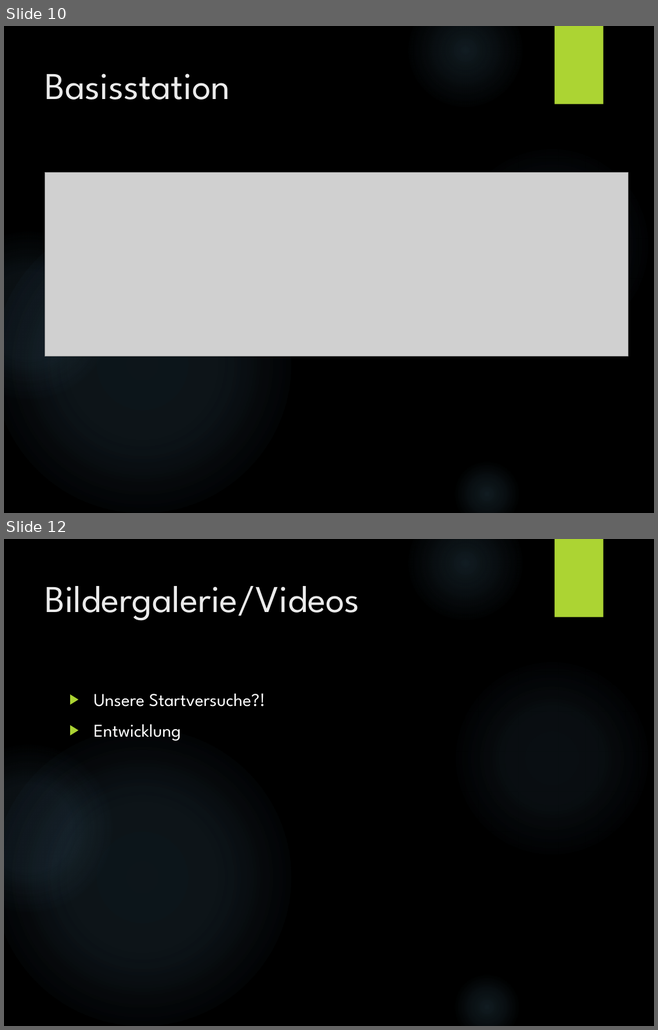
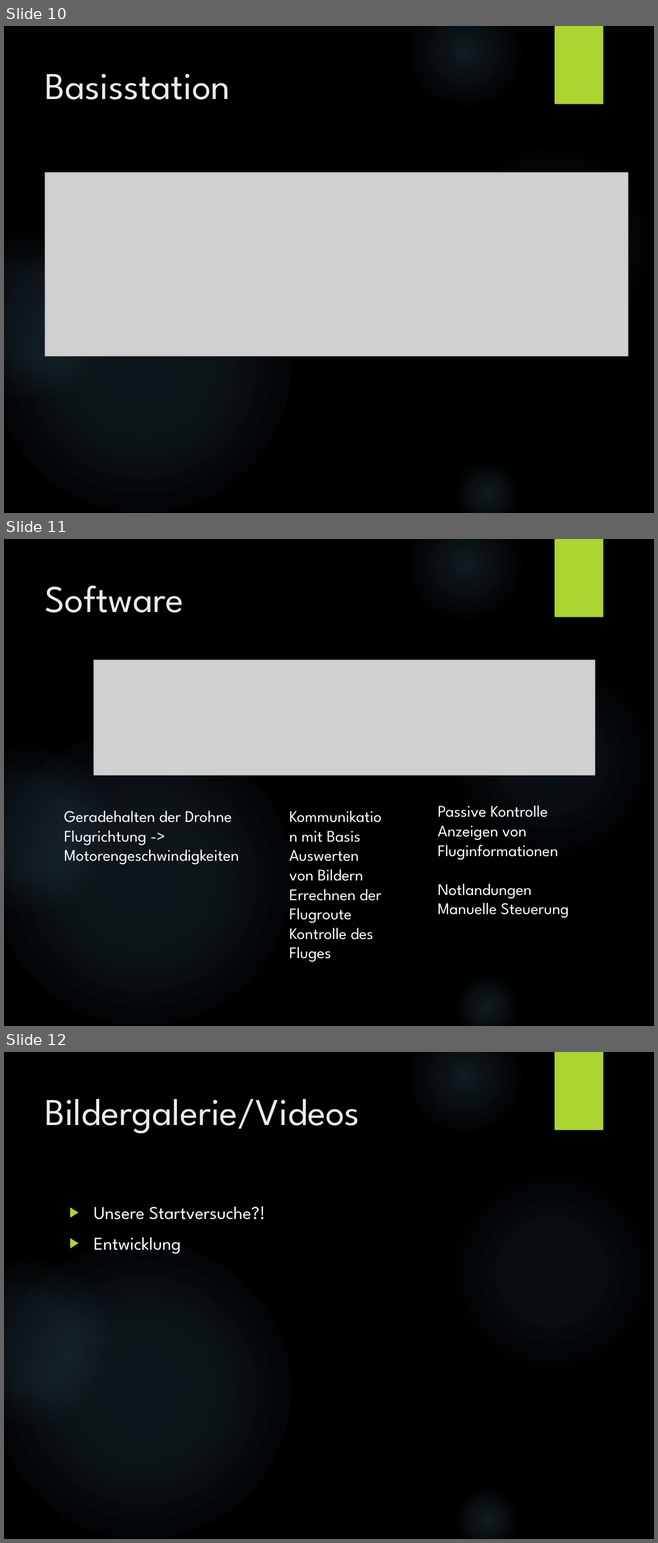
Before and after one commit to KoehlerT/Drohne, a slide deck: Dokumentation/Externe Projekte/Präsentation/Bienendrohne Teil Tim.pptx. Shown one above the other, each under a label of ours: slides 10 and 12 before the commit, slides 10, 11 and 12 after it; the slides between them are not shown. The pictures are 658x1030 and 658x1543 pixels, drawn with LibreOffice and Linux fonts; fonts in the diff are those of the drawing; grey boxes stand for pictures; background and template pictures are left out. Boxes give left, top, right and bottom in pixels: in the first picture for what was removed or moved away, otherwise in the second. Text is boxed around its words. In the diff, an @@ line names an element or a change of style, - is before the commit and + after.

Commit message:
Software anfang

```diff
--- a/Dokumentation/Externe Projekte/Präsentation/Bienendrohne Teil Tim.pptx
+++ b/Dokumentation/Externe Projekte/Präsentation/Bienendrohne Teil Tim.pptx
@@ slide 11 added at (4,539,654,1026), background picture (left out); not listed: 6 template elements that a slide beside it also shows @@
@@ title added at (45,585,184,613), 42 pt, text #EBEBEB @@
+Software
@@ picture added at (94,660,595,776) @@
@@ text added at (64,810,239,864), 18 pt, text #FFFFFF @@
+Geradehalten der Drohne
+Flugrichtung -> Motorengeschwindigkeiten
@@ text added at (437,805,568,918), 18 pt, text #FFFFFF @@
+Passive Kontrolle
+Anzeigen von Fluginformationen
+Notlandungen
+Manuelle Steuerung
@@ text added at (289,831,381,962), 18 pt, text #FFFFFF @@
+Kommunikation mit Basis
+Auswerten von Bildern
+Errechnen der Flugroute
+Kontrolle des Fluges
```
Also in this commit, not shown: 1 slide removed.
